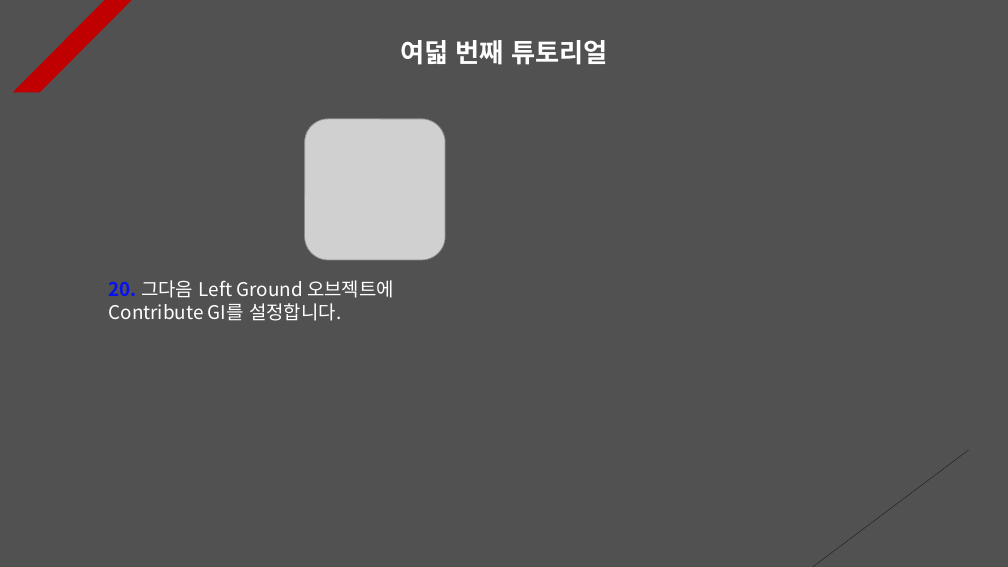
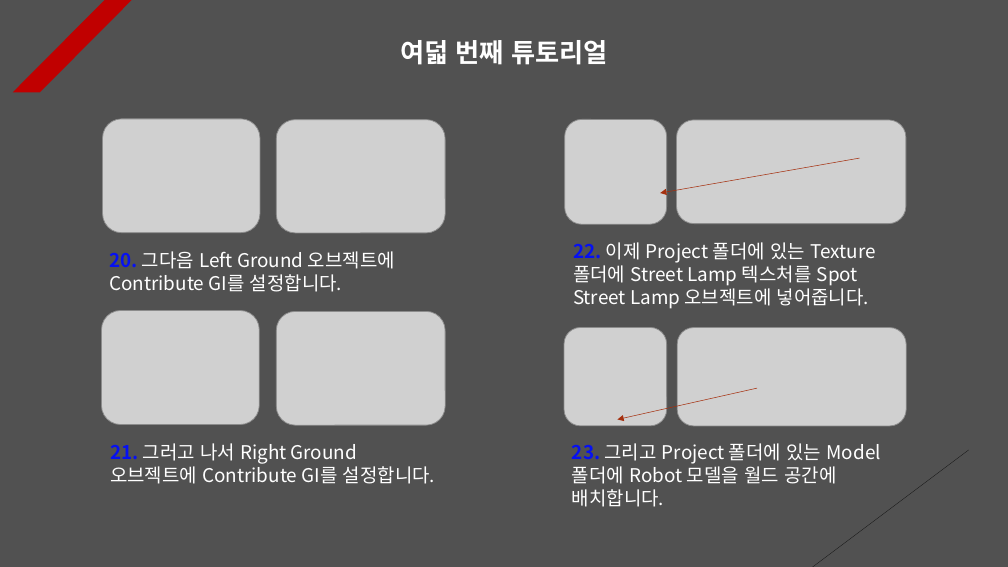
Before and after one commit to Unity2033/3D-UnityEngine, a slide deck: slide 8 of Assets/Class/Light/PPT Data/Light Example.pptx. Drawn at 1008x567 pixels with LibreOffice and Linux fonts; fonts in the diff are those of the drawing; grey boxes stand for pictures. Boxes give left, top, right and bottom in pixels: in the first picture for what was removed or moved away, otherwise in the second. Text is boxed around its words. In the diff, an @@ line names an element or a change of style, - is before the commit and + after.

```diff
--- a/Assets/Class/Light/PPT Data/Light Example.pptx
+++ b/Assets/Class/Light/PPT Data/Light Example.pptx
@@ picture added at (103,119,260,233) @@
@@ picture: place and size @@
-picture at (305,119,445,260)
+picture at (276,119,445,233)
@@ picture added at (565,119,667,225) @@
@@ picture added at (677,120,906,224) @@
@@ arrow added from (860, 158) to (660, 193), #A5300F 0.5 pt dashed @@
@@ text "20. 그다음 Left Ground 오브젝트에 ...": place and size @@
-text "20. 그다음 Left Ground 오브젝트에 ..." at (109,280,394,321)
+text "20. 그다음 Left Ground 오브젝트에 ..." at (109,251,395,292)
@@ text added at (573,242,875,309), 18 pt, text #FFFFFF @@
+22. 이제 Project 폴더에 있는 Texture 폴더에 Street Lamp 텍스처를 Spot Street Lamp 오브젝트에 넣어줍니다.
@@ picture added at (101,311,259,425) @@
@@ picture added at (276,312,445,425) @@
@@ picture added at (564,327,667,426) @@
@@ picture added at (678,327,907,426) @@
@@ arrow added from (757, 388) to (618, 420), #A5300F 0.5 pt dashed @@
@@ text added at (110,443,435,484), 18 pt, text #FFFFFF @@
+21. 그러고 나서 Right Ground 오브젝트에 Contribute GI를 설정합니다.
@@ text added at (572,443,881,507), 18 pt, text #FFFFFF @@
+23. 그리고 Project 폴더에 있는 Model 폴더에 Robot 모델을 월드 공간에 배치합니다.
```
Also in this commit, not shown: 1 slide added, 1 slide removed, 47 other files.
